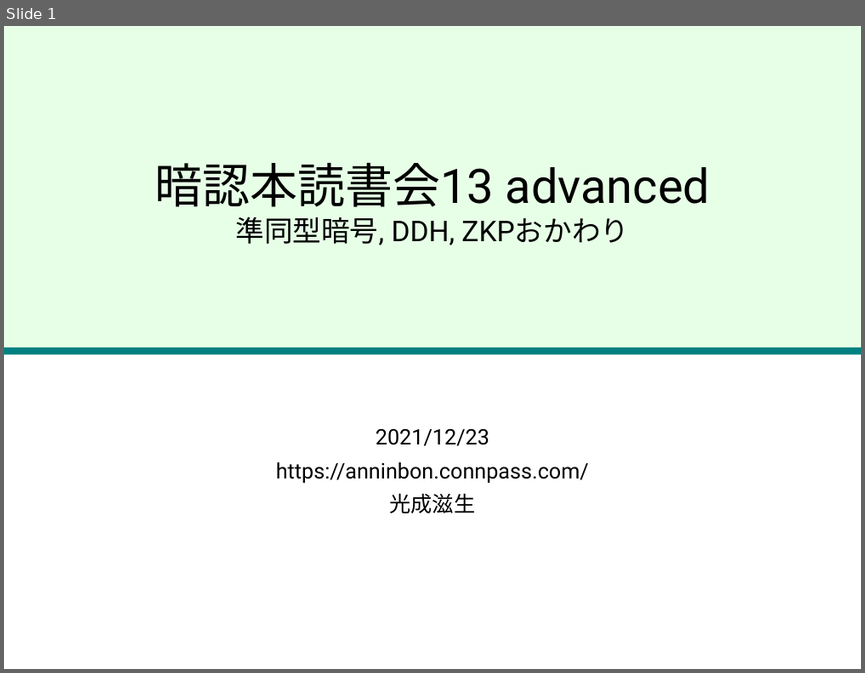
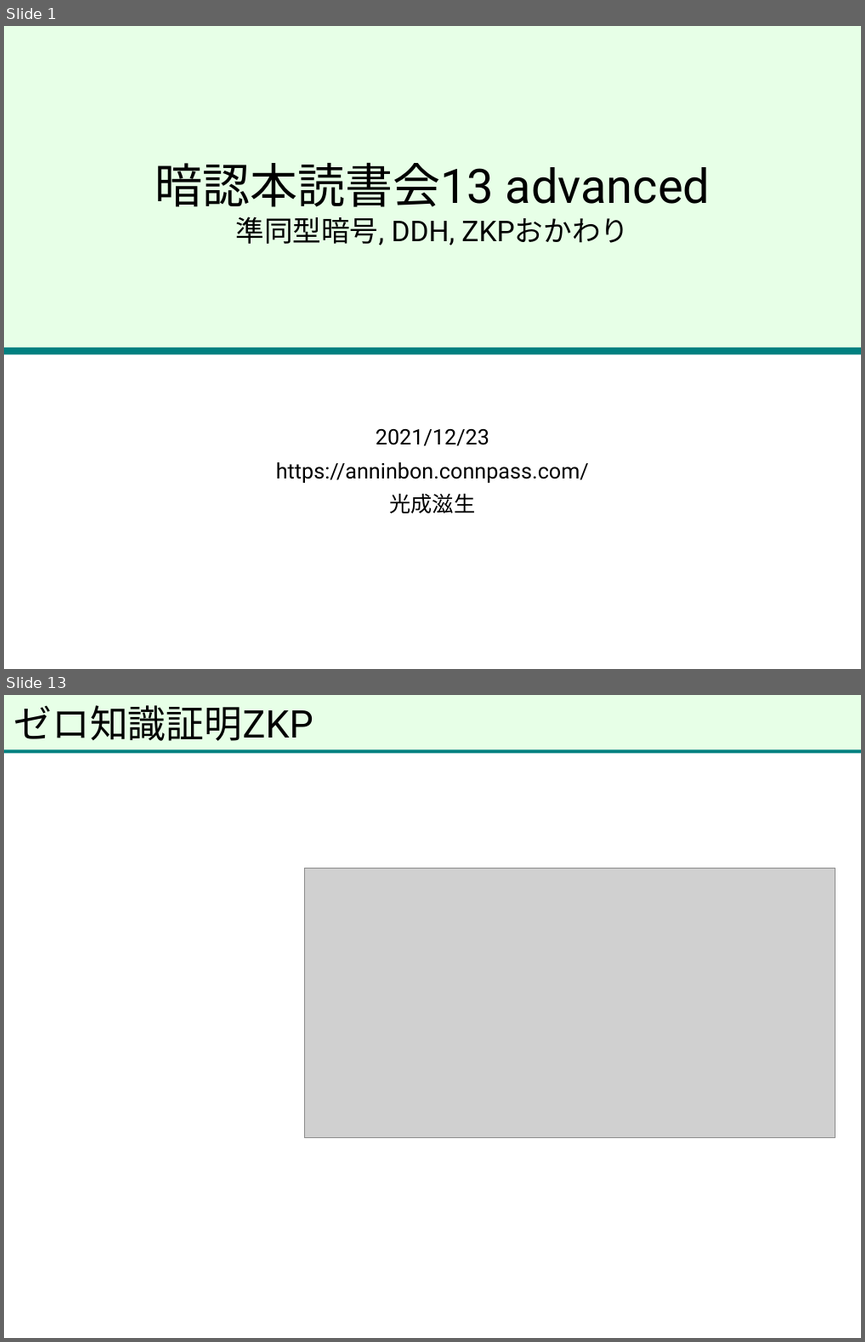
Before and after one commit to herumi/anninbon, a slide deck: lec/anninbon13.pptx. Shown one above the other, each under a label of ours: slide 1 before the commit, slides 1 and 13 after it; the slides between them are not shown. The pictures are 865x673 and 865x1342 pixels, drawn with LibreOffice and Linux fonts; fonts in the diff are those of the drawing; grey boxes stand for pictures; background and template pictures are left out. Boxes give left, top, right and bottom in pixels: in the first picture for what was removed or moved away, otherwise in the second. Text is boxed around its words. In the diff, an @@ line names an element or a change of style, - is before the commit and + after.

```diff
--- a/lec/anninbon13.pptx
+++ b/lec/anninbon13.pptx
@@ slide 13 added at (4,695,861,1338), background picture (left out) @@
@@ rectangle added at (4,695,861,752), fill #E7FFE7 @@
@@ title added at (14,705,313,741), 32 pt, text #000000 @@
+ゼロ知識証明ZKP
@@ rectangle added at (4,750,861,754), fill #008080 @@
@@ picture added at (304,868,834,1138) @@
```
Also in this commit, not shown: 10 slides changed, 7 other slides added.
